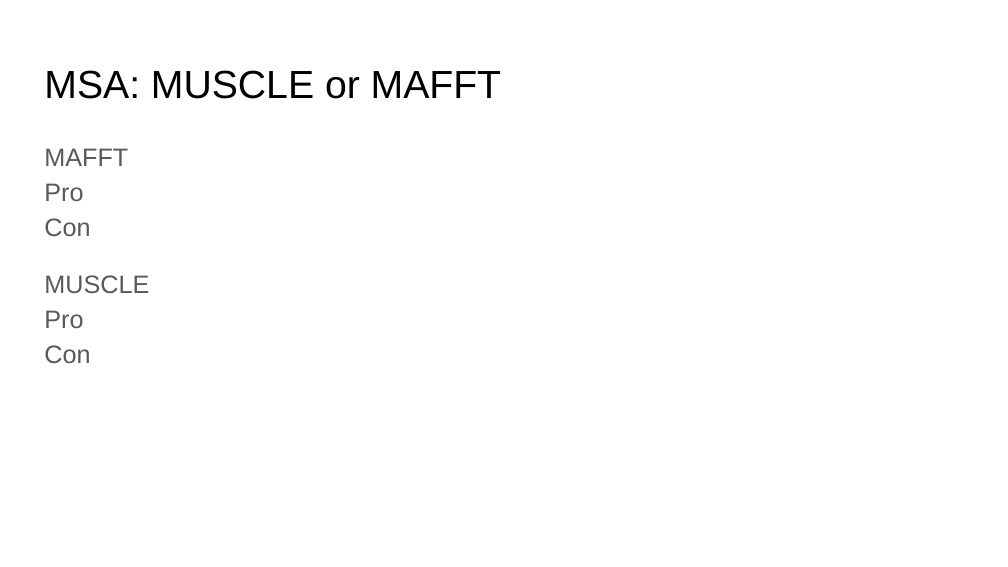
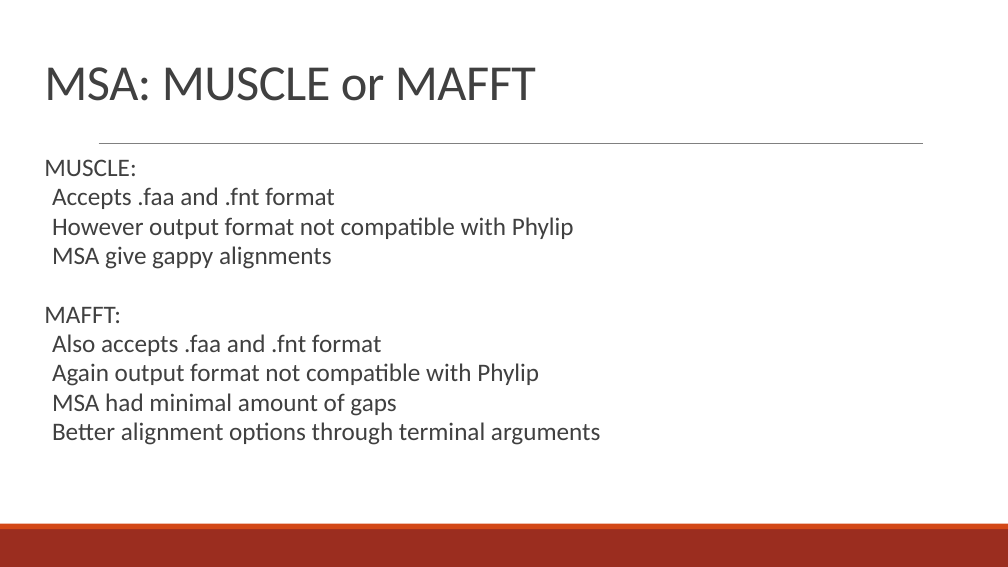
Before and after one commit to MrKort/Pcfb_Final_Project, a slide deck: slide 7 of PBfB_final_presentation_HKruize_KKort.pptx. Drawn at 1008x567 pixels with LibreOffice and Linux fonts; fonts in the diff are those of the drawing. Boxes give left, top, right and bottom in pixels: in the first picture for what was removed or moved away, otherwise in the second. Text is boxed around its words. In the diff, an @@ line names an element or a change of style, - is before the commit and + after.

```diff
--- a/PBfB_final_presentation_HKruize_KKort.pptx
+++ b/PBfB_final_presentation_HKruize_KKort.pptx
@@ title "MSA: MUSCLE or MAFFT" at (44, 67, 536, 101): size 28 to 36 pt, font Arial to Calibri, text colour #000000 to #404040, letter spacing 0 to -0.4 pt; line spacing 1 to 0.85 @@
@@ line added from (99, 144) to (922, 144), #808080 0.5 pt @@
@@ text at (44, 159, 600, 445): text changed; font Arial to Calibri; text colour #595959 to #404040 @@
-MAFFT
-Pro
-Con
-MUSCLE
-Pro
-Con
+MUSCLE:
+Accepts .faa and .fnt format
+However output format not compatible with Phylip
+MSA give gappy alignments
+MAFFT:
+Also accepts .faa and .fnt format
+Again output format not compatible with Phylip
+MSA had minimal amount of gaps
+Better alignment options through terminal arguments
@@ rectangle added at (0, 529, 1008, 567), fill #9B2D1F @@
@@ rectangle added at (0, 524, 1008, 529), fill #D34817 @@
```
Also in this commit, not shown: 9 other slides changed, 3 slides added, 2 slides removed, 4 other files.
